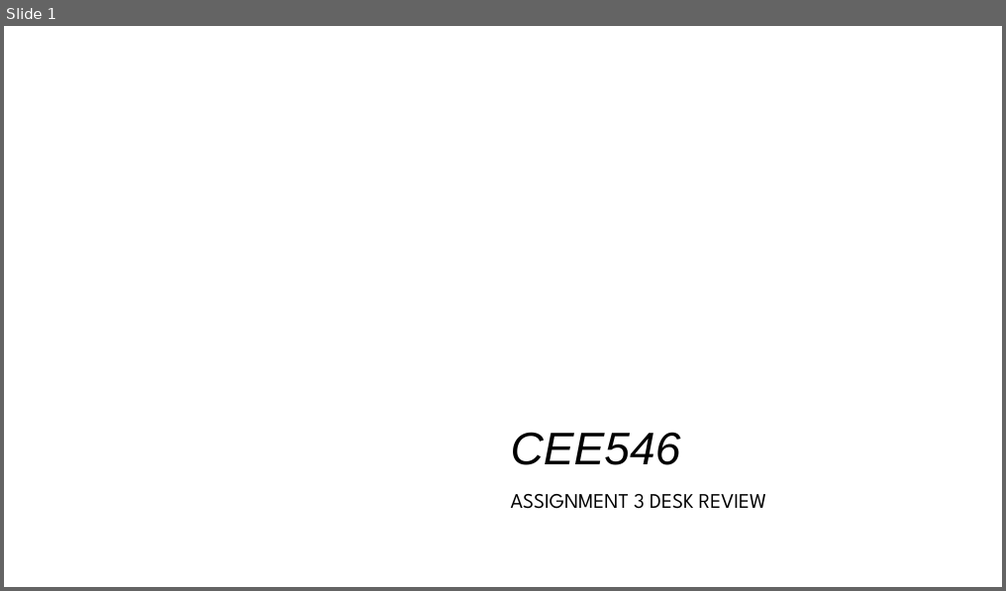
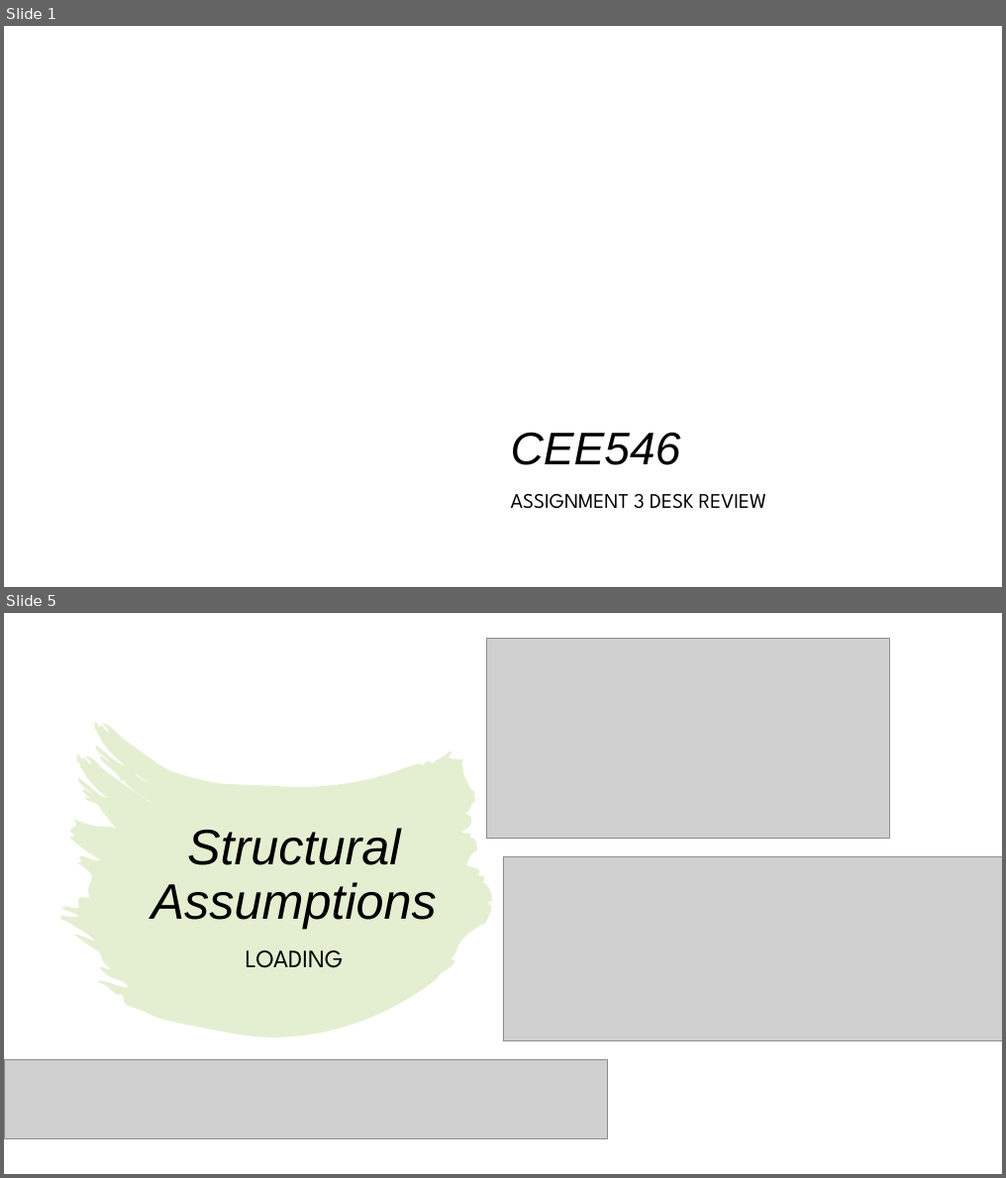
Before and after one commit to arpastrana/equad, a slide deck: presentation/DesignReview.pptx. Shown one above the other, each under a label of ours: slide 1 before the commit, slides 1 and 5 after it; the slides between them are not shown. The pictures are 1006x591 and 1006x1178 pixels, drawn with LibreOffice and Linux fonts; fonts in the diff are those of the drawing; grey boxes stand for pictures; background and template pictures are left out. Boxes give left, top, right and bottom in pixels: in the first picture for what was removed or moved away, otherwise in the second. Text is boxed around its words. In the diff, an @@ line names an element or a change of style, - is before the commit and + after.

```diff
--- a/presentation/DesignReview.pptx
+++ b/presentation/DesignReview.pptx
@@ slide 5 added at (x1=4, y1=613, x2=1002, y2=1174), background #FFFFFF @@
@@ picture added at (x1=487, y1=638, x2=890, y2=839) @@
@@ freeform shape added at (x1=60, y1=722, x2=491, y2=1037), fill #7BB11F at 20% opacity @@
@@ title added at (x1=152, y1=828, x2=437, y2=929), 48 pt, text #000000, italic @@
+Structural Assumptions
@@ picture added at (x1=503, y1=857, x2=1002, y2=1042) @@
@@ text added at (x1=246, y1=951, x2=344, y2=968), 24 pt, text #000000 @@
+LOADING
@@ picture added at (x1=4, y1=1059, x2=607, y2=1140) @@
```
Also in this commit, not shown: 10 other slides added, 2 other files.
